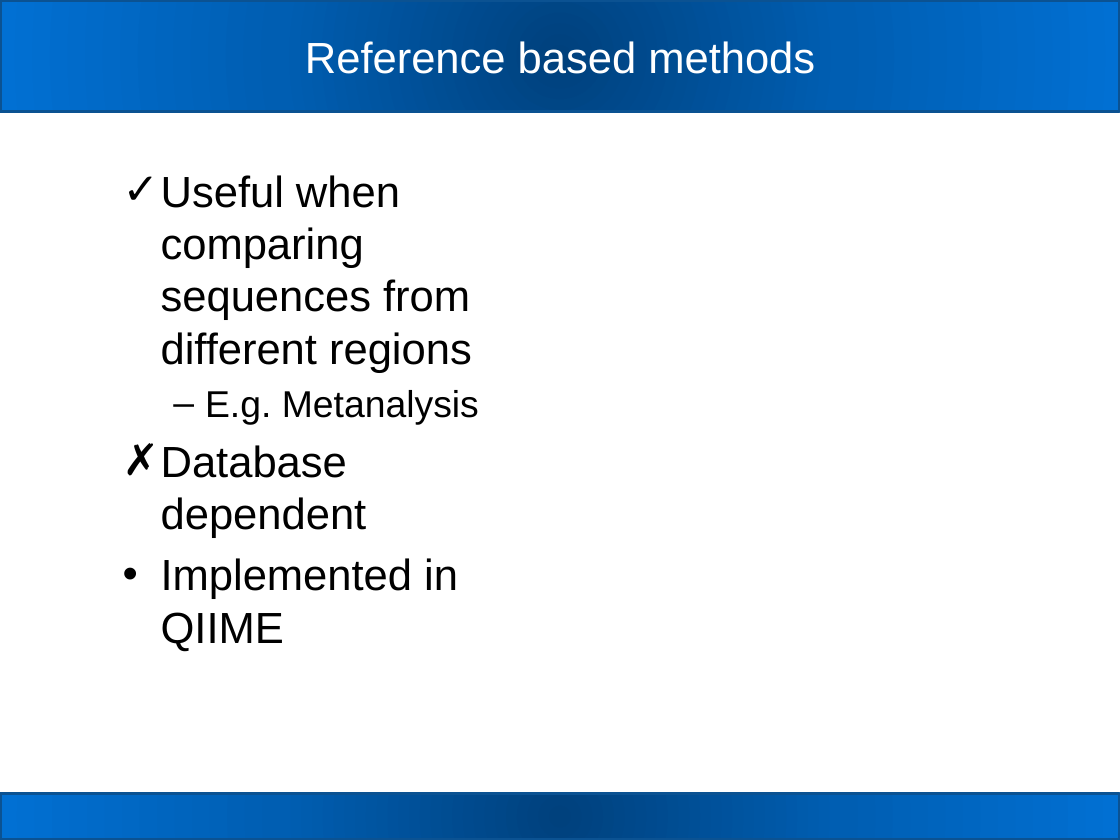
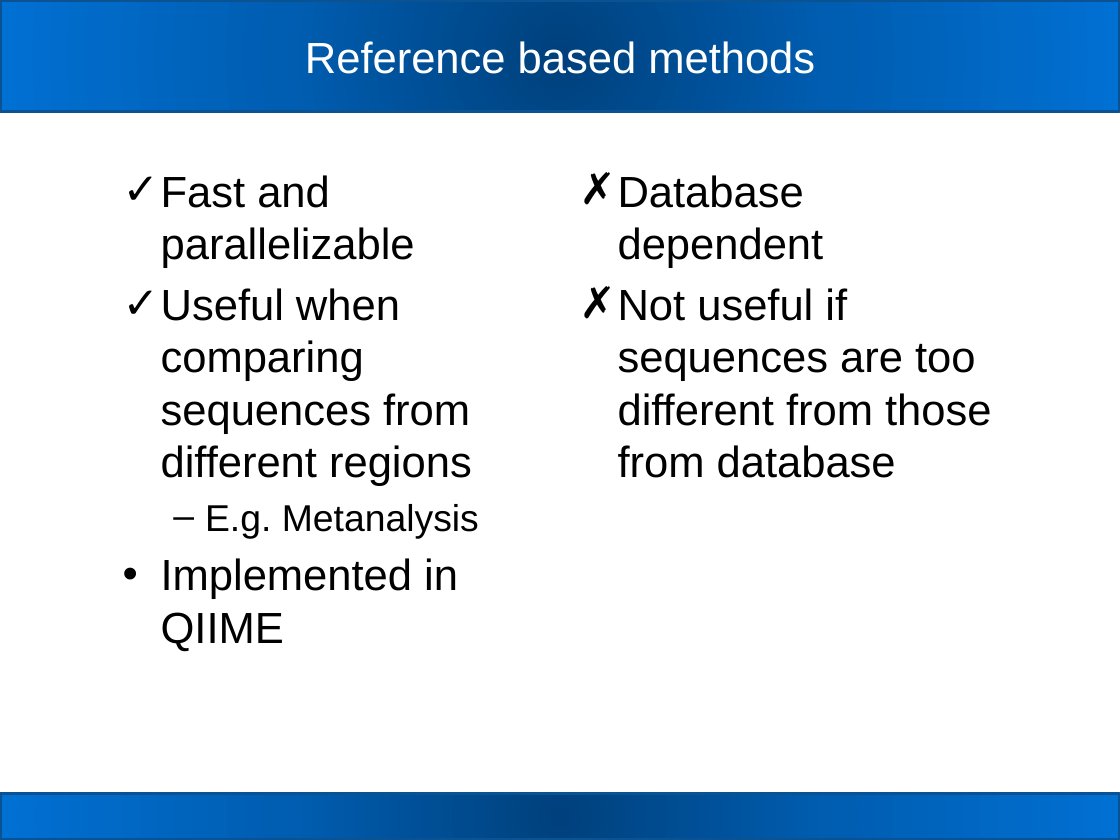
Before and after one commit to carden24/MIC506-Workshop, a slide deck: slide 24 of W2_16S_analysis.pptx (slide 23 before the commit). Drawn at 1120x840 pixels with LibreOffice and Linux fonts; fonts in the diff are those of the drawing. Boxes give left, top, right and bottom in pixels: in the first picture for what was removed or moved away, otherwise in the second. Text is boxed around its words. In the diff, an @@ line names an element or a change of style, - is before the commit and + after.

```diff
--- a/W2_16S_analysis.pptx
+++ b/W2_16S_analysis.pptx
@@ text at [161,175,415,268]: paragraph added @@
+✓ Fast and parallelizable
@@ text added at [618,175,991,478], 28 pt, text #000000 @@
+✗ Database dependent
+✗ Not useful if sequences are too different from those from database
@@ text at [161,445,367,538]: paragraph removed @@
-✗ Database dependent
```
Also in this commit, not shown: 3 other slides changed, 1 slide added.
